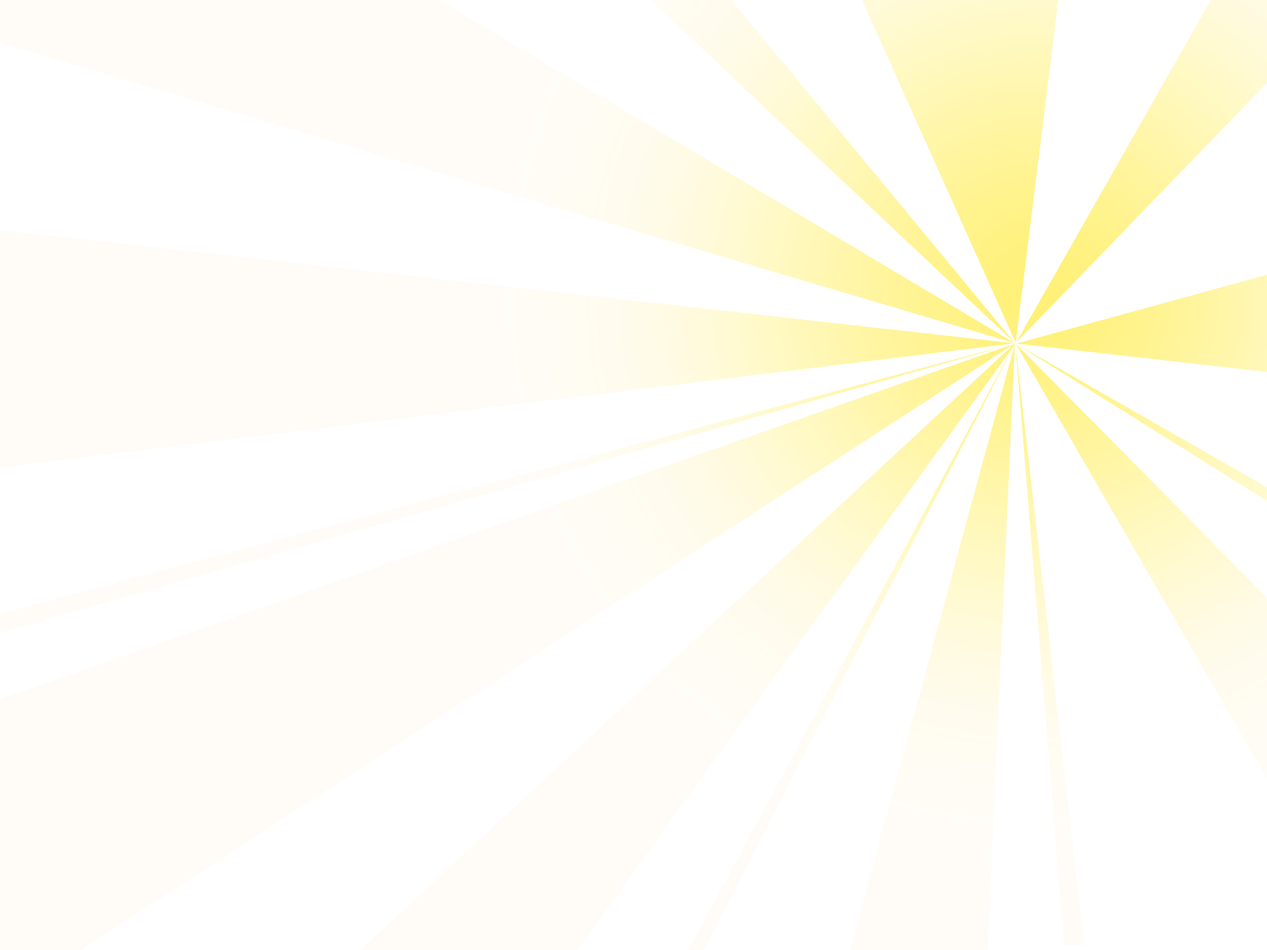
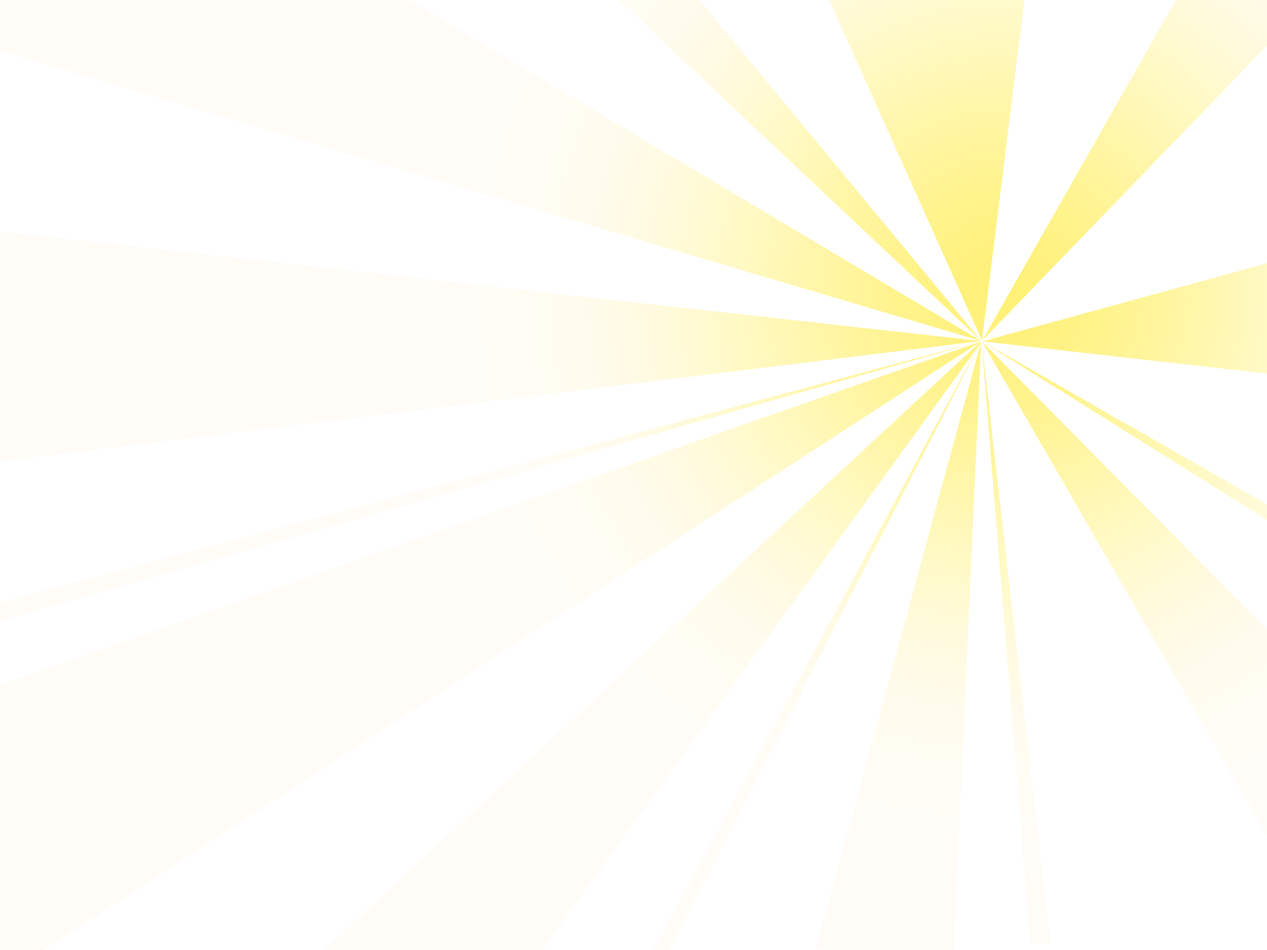
Before/after of a 1267×950 layered artwork. What changed in the layer stack:
painted on "Light_Rays" over [0, 0, 1267, 950]
